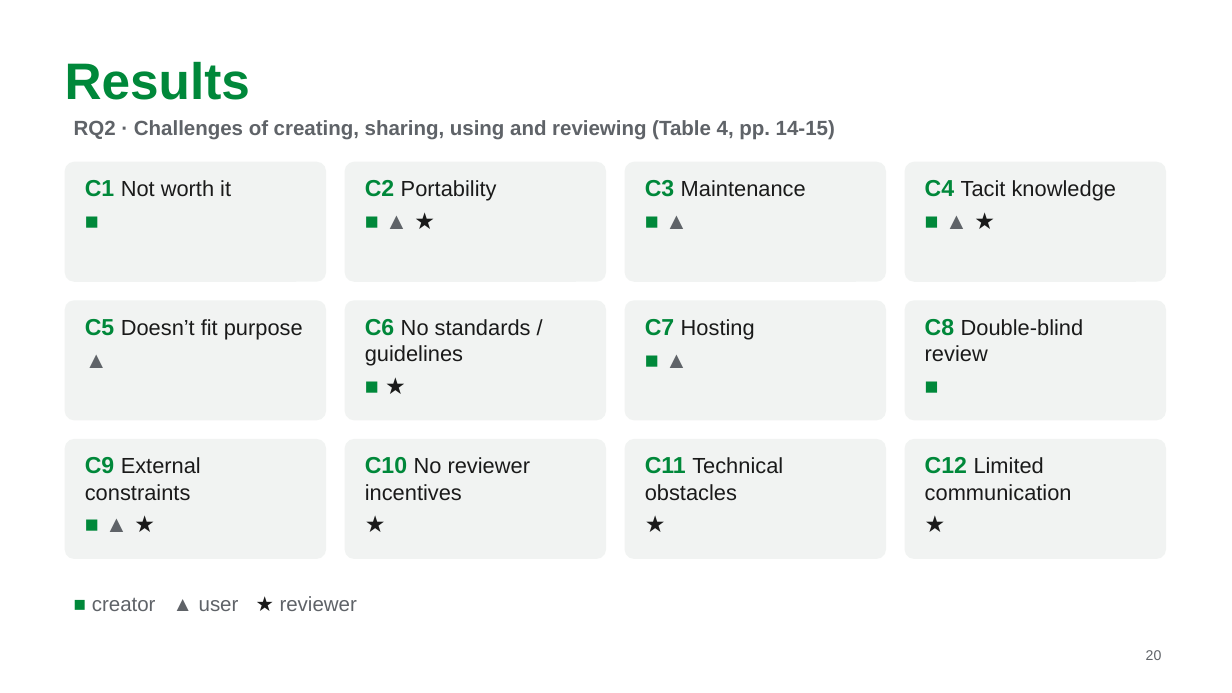
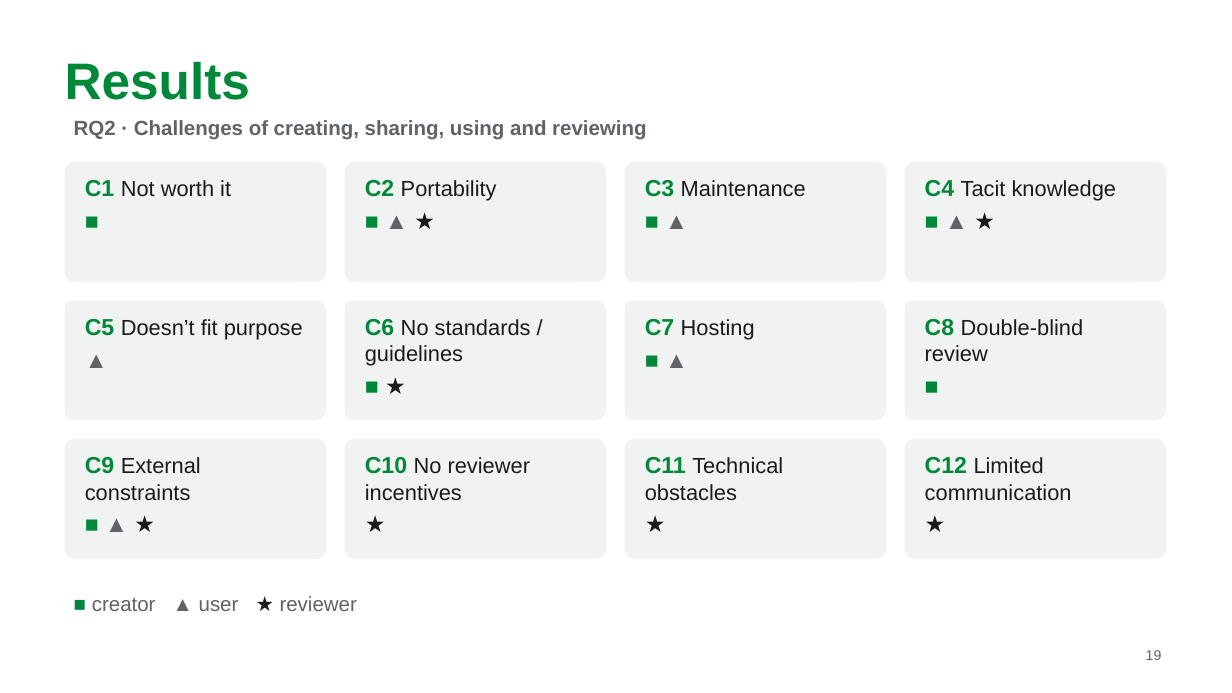
Before and after one commit to MarkAndreDuesing/Reprod_Docs_And_Notes, a slide deck: slide 19 of Vorl_2/slides/lecture2-team-paper2.pptx (slide 20 before the commit). Drawn at 1232x693 pixels with LibreOffice and Linux fonts; fonts in the diff are those of the drawing. Boxes give left, top, right and bottom in pixels: in the first picture for what was removed or moved away, otherwise in the second. Text is boxed around its words. In the diff, an @@ line names an element or a change of style, - is before the commit and + after.

```diff
--- a/Vorl_2/slides/lecture2-team-paper2.pptx
+++ b/Vorl_2/slides/lecture2-team-paper2.pptx
@@ text at [74,120,646,140]: text changed @@
-RQ2 · Challenges of creating, sharing, using and reviewing (Table 4, pp. 14-15)
+RQ2 · Challenges of creating, sharing, using and reviewing
@@ page number at [1146,650,1162,660]: text changed @@
-20
+19
```
Also in this commit, not shown: 11 other slides changed, 1 slide added, 1 slide removed, 1 other file.
